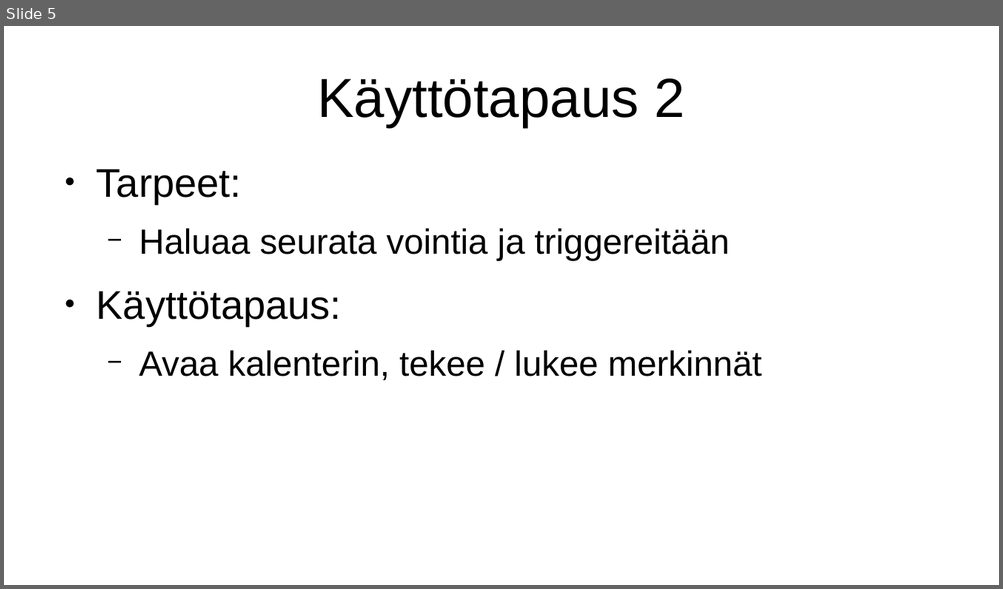
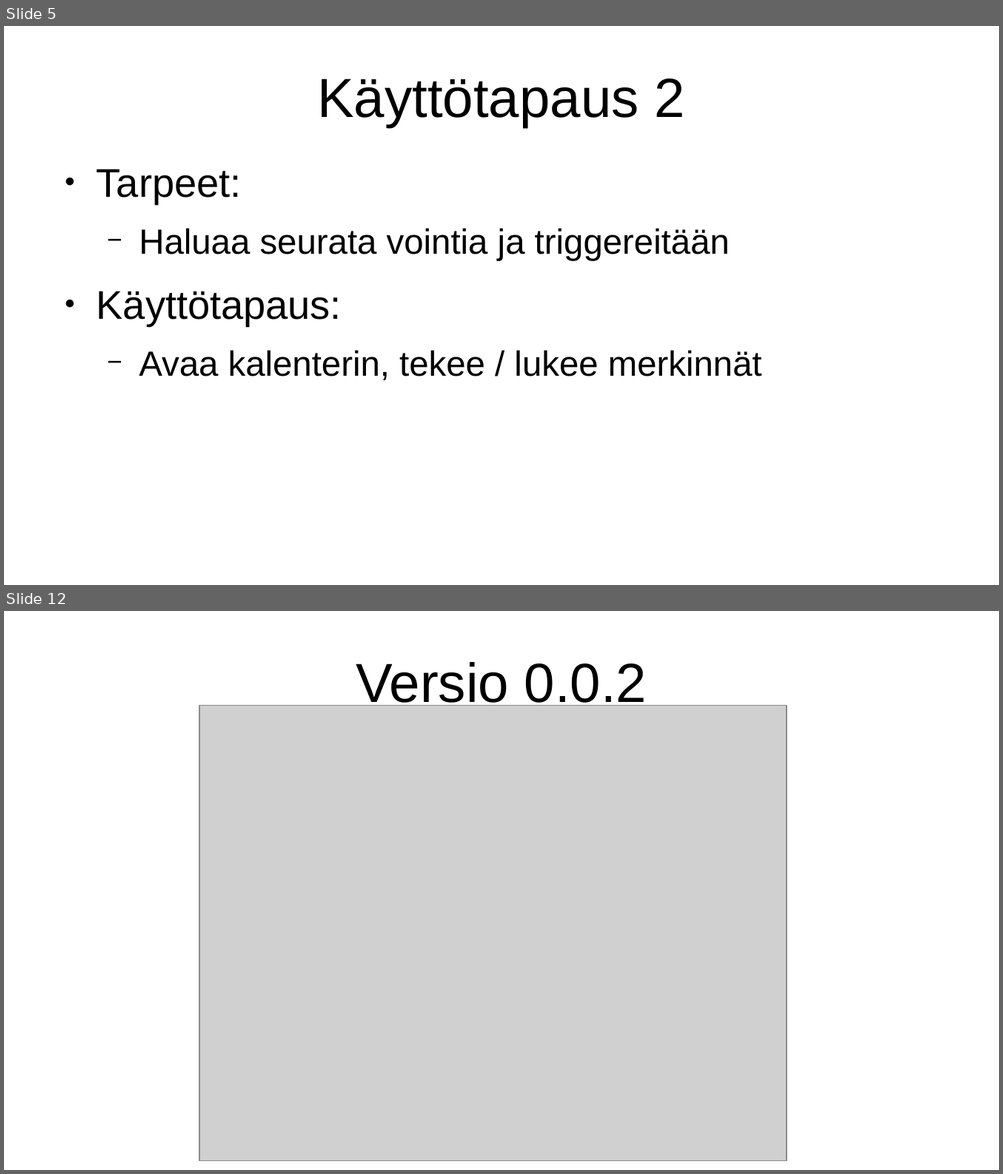
Before and after one commit to jukkav1/hh-projekti, a slide deck: docs/esitys-raakile.odp. Shown one above the other, each under a label of ours: slide 5 before the commit, slides 5 and 12 after it; the slides between them are not shown. The pictures are 1003x589 and 1003x1174 pixels, drawn with LibreOffice and Linux fonts; fonts in the diff are those of the drawing; grey boxes stand for pictures. Boxes give left, top, right and bottom in pixels: in the first picture for what was removed or moved away, otherwise in the second. Text is boxed around its words. In the diff, an @@ line names an element or a change of style, - is before the commit and + after.

```diff
--- a/docs/esitys-raakile.odp
+++ b/docs/esitys-raakile.odp
@@ slide 12 added at (x1=4, y1=611, x2=999, y2=1170), background #FFFFFF @@
@@ title added at (x1=356, y1=662, x2=647, y2=712), 44 pt, text #000000 @@
+Versio 0.0.2
@@ picture added at (x1=200, y1=706, x2=786, y2=1162) @@
```
Also in this commit, not shown: 7 slides changed, 1 other slide added, 1 other file.
